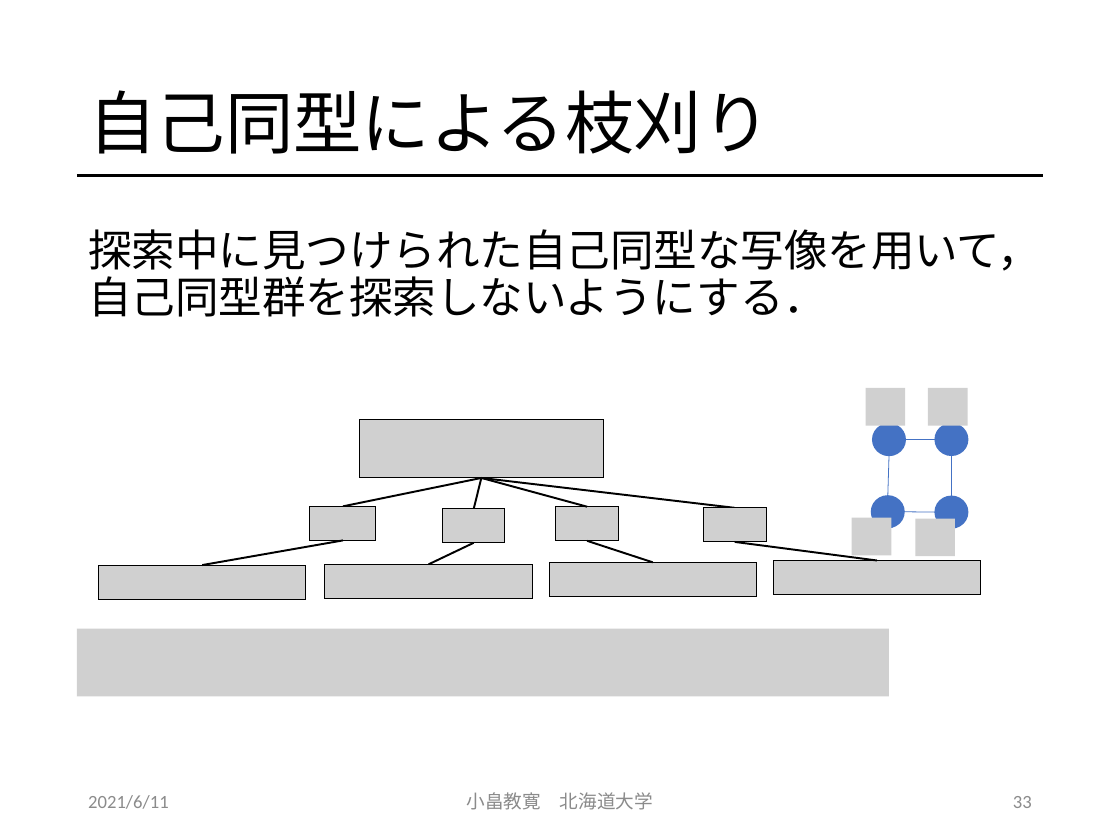
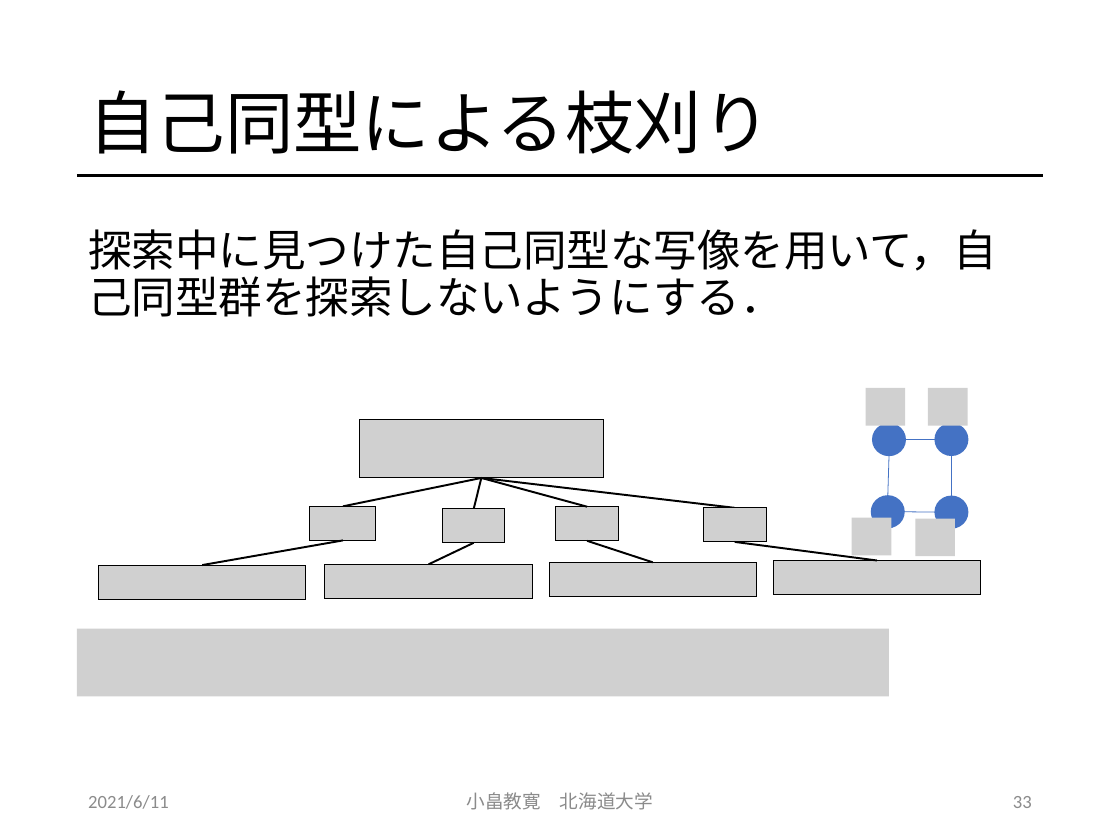
Before and after one commit to obatakyoukan/isomorphism, a slide deck: slide 33 of Isomorphism.pptx. Drawn at 1120x840 pixels with LibreOffice and Linux fonts; fonts in the diff are those of the drawing; grey boxes stand for pictures. Boxes give left, top, right and bottom in pixels: in the first picture for what was removed or moved away, otherwise in the second. Text is boxed around its words. In the diff, an @@ line names an element or a change of style, - is before the commit and + after.

```diff
--- a/Isomorphism.pptx
+++ b/Isomorphism.pptx
@@ text at <box>88,229,997,317</box>: text changed @@
-探索中に見つけられた自己同型な写像を用いて，自己同型群を探索しないようにする．
+探索中に見つけた自己同型な写像を用いて，自己同型群を探索しないようにする．
```
Also in this commit, not shown: 7 other slides changed.
